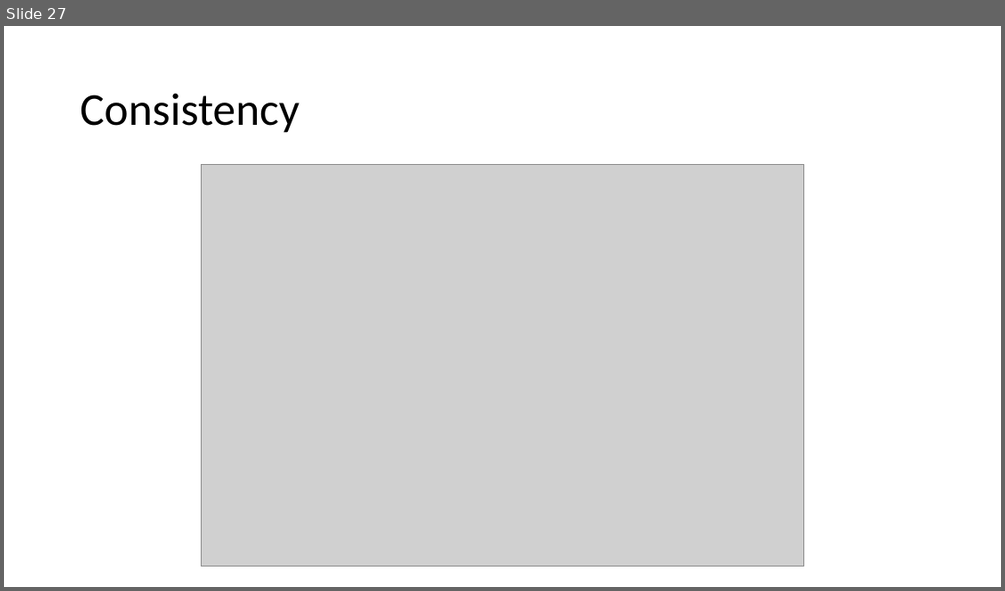
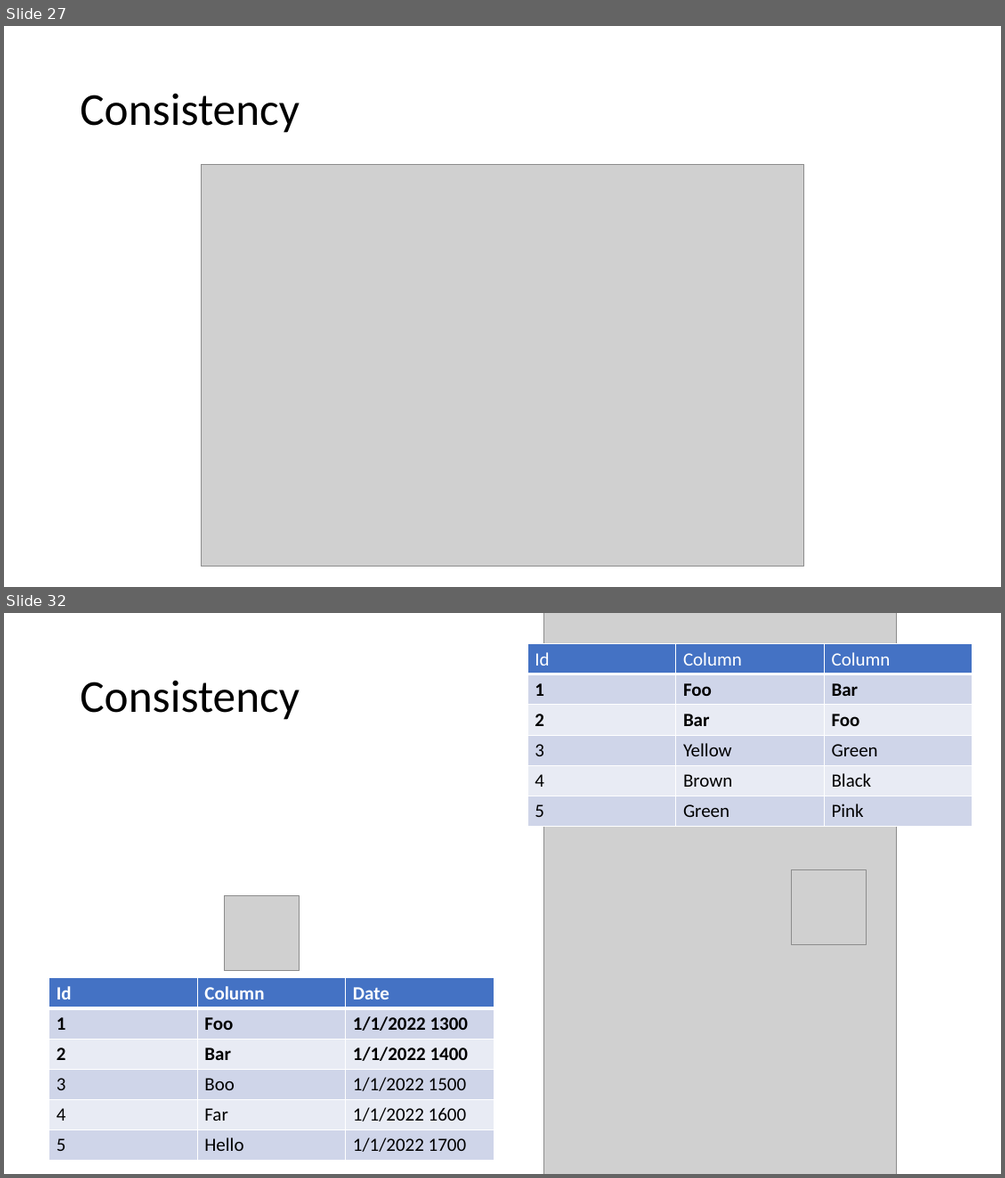
Before and after one commit to 1kevgriff/Workshop-ASPNETCore-Liftoff, a slide deck: Slides/02_DesignForSpeed.pptx. Shown one above the other, each under a label of ours: slide 27 before the commit, slides 27 and 32 after it; the slides between them are not shown. The pictures are 1005x591 and 1005x1178 pixels, drawn with LibreOffice and Linux fonts; fonts in the diff are those of the drawing; grey boxes stand for pictures. Boxes give left, top, right and bottom in pixels: in the first picture for what was removed or moved away, otherwise in the second. Text is boxed around its words. In the diff, an @@ line names an element or a change of style, - is before the commit and + after.

```diff
--- a/Slides/02_DesignForSpeed.pptx
+++ b/Slides/02_DesignForSpeed.pptx
@@ slide 32 added at (x1=4, y1=613, x2=1001, y2=1174), background #FFFFFF @@
@@ picture added at (x1=544, y1=613, x2=897, y2=1174) @@
@@ table added at (x1=527, y1=643, x2=971, y2=823), 6 rows, 3 columns @@
+Id | Column | Column
+1 | Foo | Bar
+2 | Bar | Foo
+3 | Yellow | Green
+4 | Brown | Black
+5 | Green | Pink
@@ title added at (x1=80, y1=680, x2=299, y2=720), 44 pt, text #000000 @@
+Consistency
@@ picture added at (x1=793, y1=870, x2=867, y2=945) @@
@@ picture added at (x1=225, y1=896, x2=299, y2=971) @@
@@ table added at (x1=48, y1=978, x2=493, y2=1158), 6 rows, 3 columns @@
+Id | Column | Date
+1 | Foo | 1/1/2022 1300
+2 | Bar | 1/1/2022 1400
+3 | Boo | 1/1/2022 1500
+4 | Far | 1/1/2022 1600
+5 | Hello | 1/1/2022 1700
```
Also in this commit, not shown: 2 slides changed, 3 other slides added, 2 slides removed.
